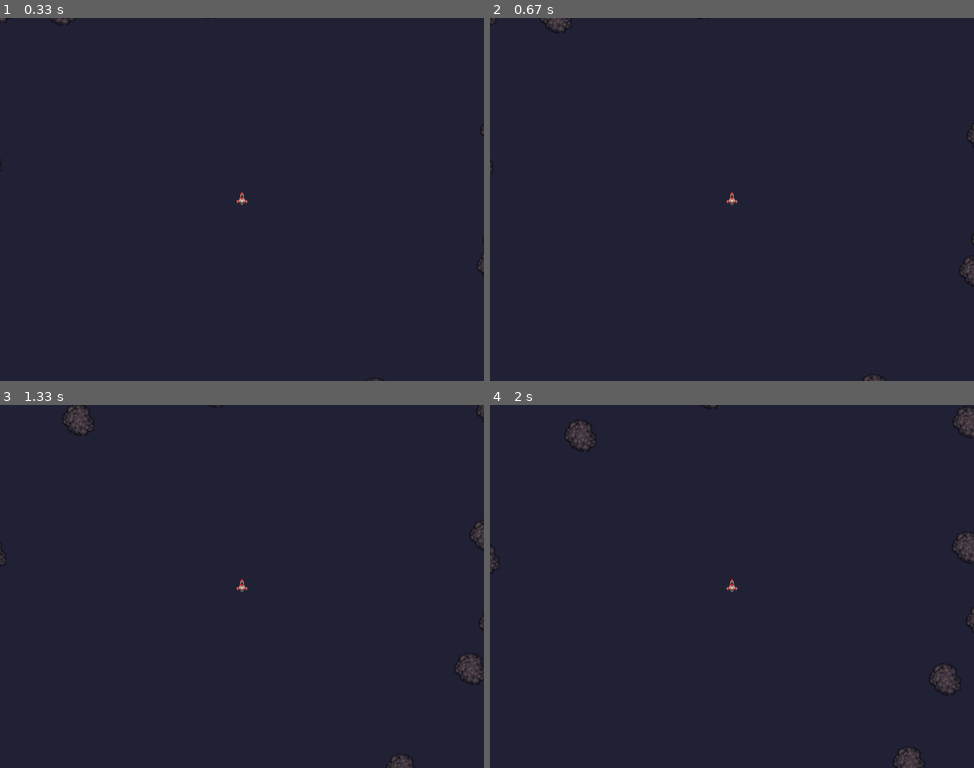
Above: before the commit, frames 1-4 (two rows, left to right).
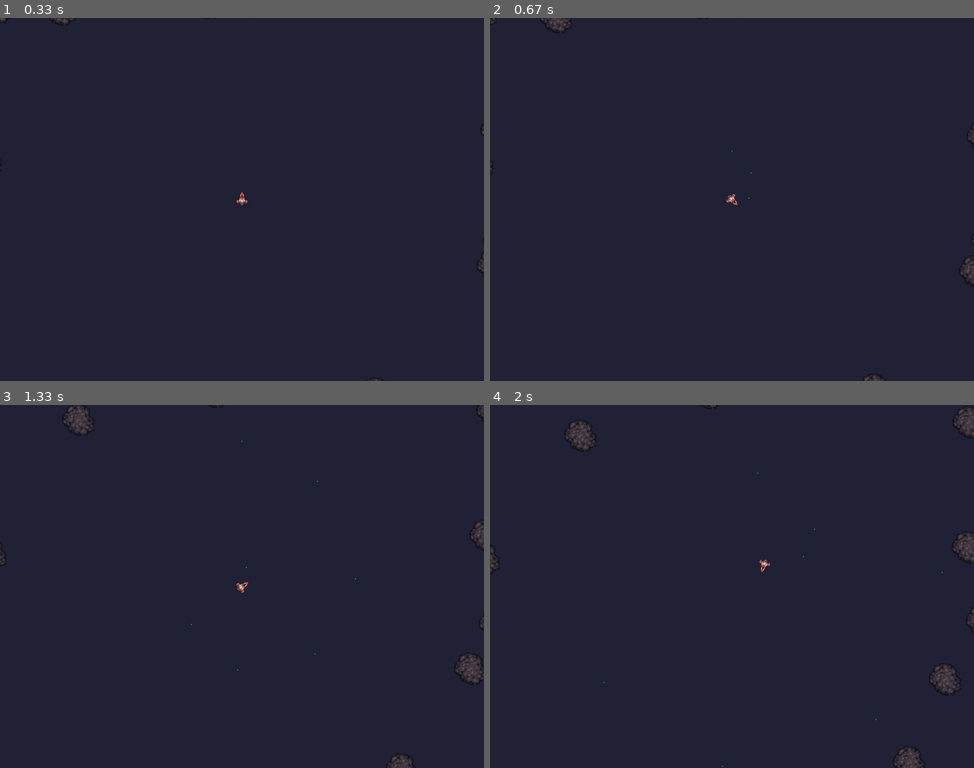
Above: after the commit, the same moments.

Repository: mattstoneham/Pygame
Game: pygame game, started from asteroids/asteroids.py
Same seed, same stepped clock (60 frames per second), same inputs: the game is played once before the commit and once after it.
Inputs:
- Up to frame 1 (0.33 s): no input
- Up to frame 2 (0.67 s): hold Space from 0.33 s (still down); hold D from 0.33 s (still down)
- Up to frame 3 (1.33 s): release Space at 0.8 s; release D at 0.8 s; hold D 0.83-1.3 s; tap Space at 0.9, 1.2 s
- Up to frame 4 (2 s): hold W 1.33-1.63 s; tap Space at 1.4, 1.73 s; hold D from 1.67 s (still down)

Frame 1 is identical in both runs. In frame 2, less than 0.1% of the frame differs, in the area x 48-54%, y 36-52%; in frame 3, less than 0.1%; in frame 4, less than 0.1%, in the area x 23-94%, y 18-100%.

Commit message:
First pass projectile class and spawning on player fire

Diff:
--- a/asteroids/asteroids.py
+++ b/asteroids/asteroids.py
@@ -34,35 +34,37 @@
         return (int(self.WINDOWSIZE[0] / 2), int(self.WINDOWSIZE[1] / 2))
 
 
+
+
 class Player(pygame.sprite.Sprite):
 
     # global variables
     global GameState, SPRITEDIR, COLOURS
 
     # static properties
+    TYPE = 'Player'
     THRUST_V = pygame.Vector2(0,-0.05)  # the polar vector of a thrust impulse
     MAX_ROTATION_STEP = 4  # the max step value (per frame) of a rotation
     MIN_ROTATION_STEP = 0.001  # the min step value (per frame) of a rotation
     INERTIA = 99.5  # decay rate (as a percentage) of the movement vector
     ROTATION_DECAY = 97  # the rotation step decay rate
 
-    # class properties
-    type = 'Player'
-    state = 'Inactive'
-    player_name = ''
-    score = 0
-    lives = 3
-    firespeed = 500  # interval in milliseconds
-    position = pygame.Vector2(0,0)
-    orientation = 0
-    motion_vector = pygame.Vector2(0,0)
-    thrust_vector = pygame.Vector2(0,0)
-    rotate_step = MIN_ROTATION_STEP
-    last_rotate_direction = None
-
-
 
     def __init__(self, window):  # class constructor
+        # class properties
+        self.player_name = ''
+        self.score = 0
+        self.lives = 3
+        self.position = pygame.Vector2(0,0)
+        self.orientation = 0
+        self.motion_vector = pygame.Vector2(0,0)
+        self.thrust_vector = pygame.Vector2(0,0)
+        self.rotate_step = self.MIN_ROTATION_STEP
+        self.last_rotate_direction = None
+        self.last_fire = 0 # time in milliseconds since last fired
+        self.fire_speed = 100 # interval in millisecond between firing
+        self.projectile_speed = 3  # speed of fired projectile
+
         pygame.sprite.Sprite.__init__(self)  # init the parent class
         self.window = window  # store a link to the window obj so we can query info about it
         self.ship_original = pygame.image.load(os.path.join(SPRITEDIR, 'player.png'))#.convert()
@@ -85,33 +87,22 @@
         if self.lives == 0:
             GameState = 'game over'
 
-    def fire(self):
-        timenow = pygame.time.get_ticks()
-        lastfire = 0
-        print(timenow, lastfire)
-        if (timenow - lastfire) > self.firespeed:
-            print('fire')
-        lastfire = timenow
-
 
     def rotate(self, direction):
         '''
         Generates the amount to rotate for the frame. The rotation step amount eases in.
         '''
-        # check when last rotated by milliseconds - this locks rotation rate to clock rather than tick
-        timenow = pygame.time.get_ticks()
-        if timenow - self.last_update > 16.6666:
-            if not self.last_rotate_direction:  #
-                self.last_rotate_direction = direction
-            if not direction == self.last_rotate_direction:
-                self.rotate_step = self.MIN_ROTATION_STEP
-                self.last_rotate_direction = direction
-            this_rotate = self.rotate_step
-            if direction == 'cw':
-                this_rotate = self.rotate_step *-1
-            self.orientation += this_rotate # add this rotate into ship orientation
-            self.rotate_step += 0.5  # increment the rotate step, so rate of rotation accelerates (up to max)
-            self.rotate_step = np.clip(self.rotate_step, 0, self.MAX_ROTATION_STEP)  # clamp to min/max
+        if not self.last_rotate_direction:  #
+            self.last_rotate_direction = direction
+        if not direction == self.last_rotate_direction:
+            self.rotate_step = self.MIN_ROTATION_STEP
+            self.last_rotate_direction = direction
+        this_rotate = self.rotate_step
+        if direction == 'cw':
+            this_rotate = self.rotate_step *-1
+        self.orientation += this_rotate # add this rotate into ship orientation
+        self.rotate_step += 0.5  # increment the rotate step, so rate of rotation accelerates (up to max)
+        self.rotate_step = np.clip(self.rotate_step, 0, self.MAX_ROTATION_STEP)  # clamp to min/max
 
     def thrust(self):
         self.image_original = self.shipthrust_original.copy()
@@ -165,6 +156,7 @@
 
 
 
+
 class Asteroid(pygame.sprite.Sprite):
 
     # global variables
@@ -254,6 +246,7 @@
 
 
 
+
 class Projectile(pygame.sprite.Sprite):
     # global variables
     global GameState, SPRITEDIR, COLOURS
@@ -262,28 +255,35 @@
     TYPE = 'Projectile'
 
 
-
-    def __init__(self, window, position, vector):  # class constructor
+    def __init__(self, window, position, ship_vector, ship_orientation, speed, spawntime):  # class constructor
         pygame.sprite.Sprite.__init__(self)  # init the parent class
 
         self.position = pygame.Vector2()
-        self.motion_vector = pygame.Vector2()
-        self.orientation = 0
-        self.life = 300  # milliseconds
-
+        self.position += position
+        self.speed = speed
+        self.orientation = ship_orientation
+        self.motion_vector = pygame.Vector2(0, self.speed*-1)
+        self.motion_vector= self.motion_vector.rotate(self.orientation*-1)
+        self.motion_vector += ship_vector
+
+        self.spawntime = spawntime
+        self.life = 5000  # milliseconds
+        #print('spawned projectile at {0} with vector {1}'.format(self.position, self.motion_vector))
         self.window = window
 
-        self.image_original = pygame.Surface((2, 10))
-        self.image_original.fill()
-
+        self.image_original = pygame.Surface((2, 2))
+        self.image_original.fill((COLOURS['GREEN']))
         self.image = self.image_original.copy()
-        self.image.set_colorkey((COLOURS['GREEN']))
         self.rect = self.image.get_rect()
         self.wraparound = False  # initially disable wraparound so we can spawn off screen
         self.screenpadding = (self.image_original.get_rect().size[1] / 2)  # set wrap screen padding to half sprite size
 
 
 
+    def update(self):
+        self.position += self.motion_vector
+        self.rect.center = self.position
+
 
 
 class Explosion(pygame.sprite.Sprite):
@@ -310,6 +310,10 @@
     pygame.init()
     # some constants...
     FPS = 120 # set frames per second
+
+    clock = pygame.time.Clock()
+    # create the window
+    window = Window(CAPTION='player movement test')  # instance a window for the game
 
     # keyboard mappings
     INPUT_ROTATE_CCW = 'left_arrow'
@@ -317,38 +321,52 @@
     INPUT_THRUST = 'up_arrow'
     INPUT_FIRE = 'space'
 
-    clock = pygame.time.Clock()
-    window = Window(CAPTION='player movement test')  # instance a window for the game
+
+    # spawn the player
+    player_sprites = pygame.sprite.Group()
     player = Player(window)
-    all_sprites = pygame.sprite.Group()  # all sprites are no24w in this group, makes update and draw easy!
-    all_sprites.add(player)
-
+    player_sprites.add(player)
+
+    # spawn some asteroids!
+    asteroid_sprites = pygame.sprite.Group()
     asteroid_spawn_interval = 10000  # in milliseconds
     num_initial_asteroids = 8
-    asteroid_sprites = pygame.sprite.Group()
+
     asteroid_list = []
-
     for i in range(num_initial_asteroids):
-        print('spawning asteroid')
+        #print('spawning asteroid')
         ast = Asteroid(window)
         asteroid_list.append(ast)
         asteroid_sprites.add(ast)
 
+    # projectile trackers
+    projectile_sprites = pygame.sprite.Group()
+    projectile_list = []
 
 
     while True: # main game loop
         clock.tick(FPS)
+        timenow = pygame.time.get_ticks()
 
         keystate = pygame.key.get_pressed()
-        if keystate[pygame.K_LEFT]:
+        if keystate[pygame.K_a]:
             player.rotate(direction='ccw')
-        if keystate[pygame.K_RIGHT]:
+        if keystate[pygame.K_d]:
             player.rotate(direction='cw')
-        if keystate[pygame.K_UP]:
+        if keystate[pygame.K_w]:
             player.thrust()
 
         if keystate[pygame.K_SPACE]:
-            player.fire()
+            if (timenow - player.last_fire) > player.fire_speed:
+                # instance the projectile class here
+
+                projectile = Projectile(window=window, position=player.position, ship_vector=player.motion_vector,
+                                        ship_orientation=player.orientation, speed=player.projectile_speed, spawntime=timenow)
+                projectile_sprites.add(projectile)
+                projectile_list.append(projectile)
+                player.last_fire = timenow
+
+
 
         # Event handling
         for event in pygame.event.get():
@@ -363,14 +381,18 @@
                 sys.exit()
 
 
+        # check projectiles and kill any that are over lifespan
+
         # Update
-        all_sprites.update()
+        player_sprites.update()
         asteroid_sprites.update()
+        projectile_sprites.update()
 
 
         # Draw
         window.DISPLAYSURF.fill((35, 35, 55))
-        all_sprites.draw(window.DISPLAYSURF)
+        projectile_sprites.draw(window.DISPLAYSURF)
+        player_sprites.draw(window.DISPLAYSURF)
         asteroid_sprites.draw(window.DISPLAYSURF)
 
 
